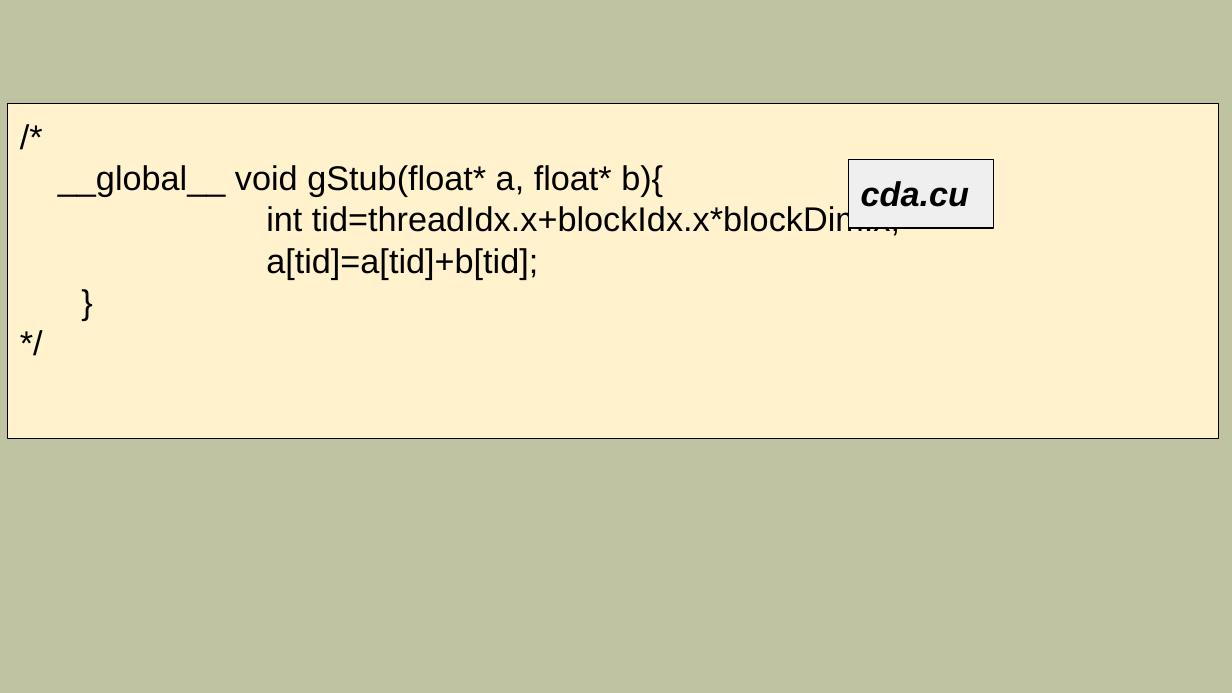
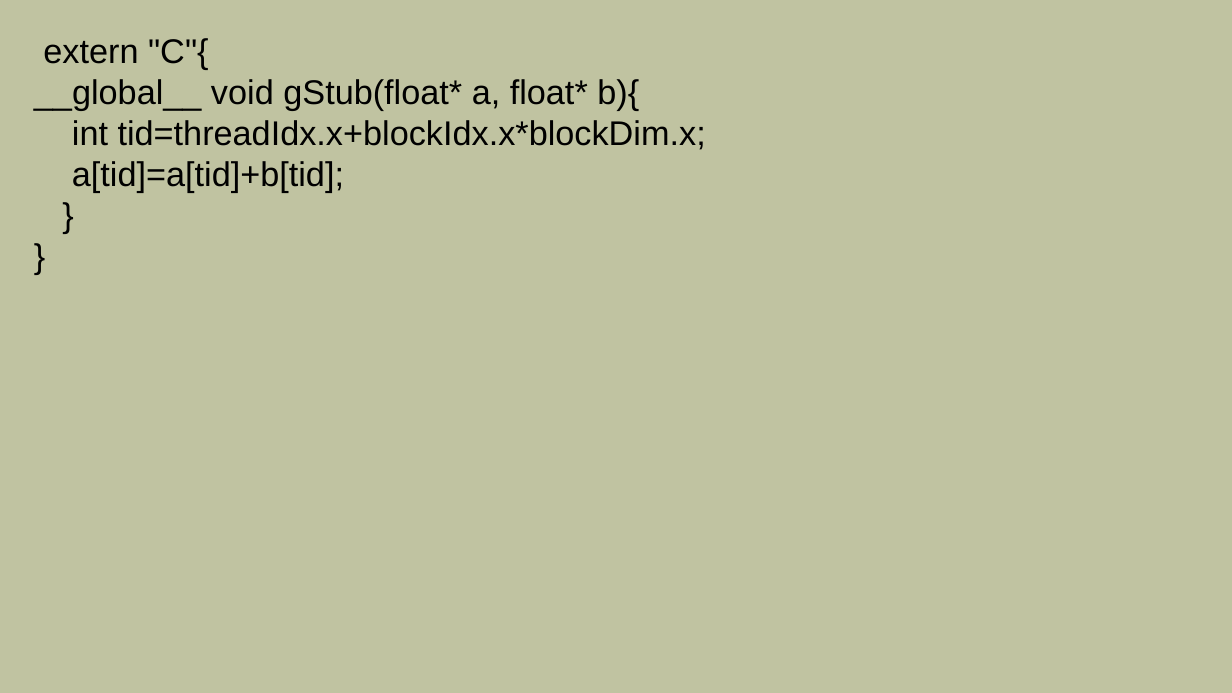
Before and after one commit to mlkv52/sibsutis_cuda_bachelors-2025, a slide deck: slide 24 of Лекции/pptx/Лекция8-ПГП-2025.pptx (slide 7 before the commit). Drawn at 1232x693 pixels with LibreOffice and Linux fonts; fonts in the diff are those of the drawing. Boxes give left, top, right and bottom in pixels: in the first picture for what was removed or moved away, otherwise in the second. Text is boxed around its words. In the diff, an @@ line names an element or a change of style, - is before the commit and + after.

```diff
--- a/Лекции/pptx/Лекция8-ПГП-2025.pptx
+++ b/Лекции/pptx/Лекция8-ПГП-2025.pptx
@@ text at bbox=[34, 38, 706, 193]: text changed @@
-*/
+}
@@ text "extern "C"{": place and size @@
-text "extern "C"{" at bbox=[7, 103, 1218, 439]
+text "extern "C"{" at bbox=[34, 38, 706, 193]
@@ text "extern "C"{" at bbox=[34, 38, 706, 193]: indent changed; fill #FFF2CC to none; outline #000000 0.75 pt to none @@
@@ text at bbox=[43, 38, 208, 69]: text changed @@
-/*
+extern "C"{
@@ rectangle removed at bbox=[849, 160, 994, 229] @@
-cda.cu
```
Also in this commit, not shown: 4 other slides changed, 26 slides added, 9 slides removed, 6 other files.
